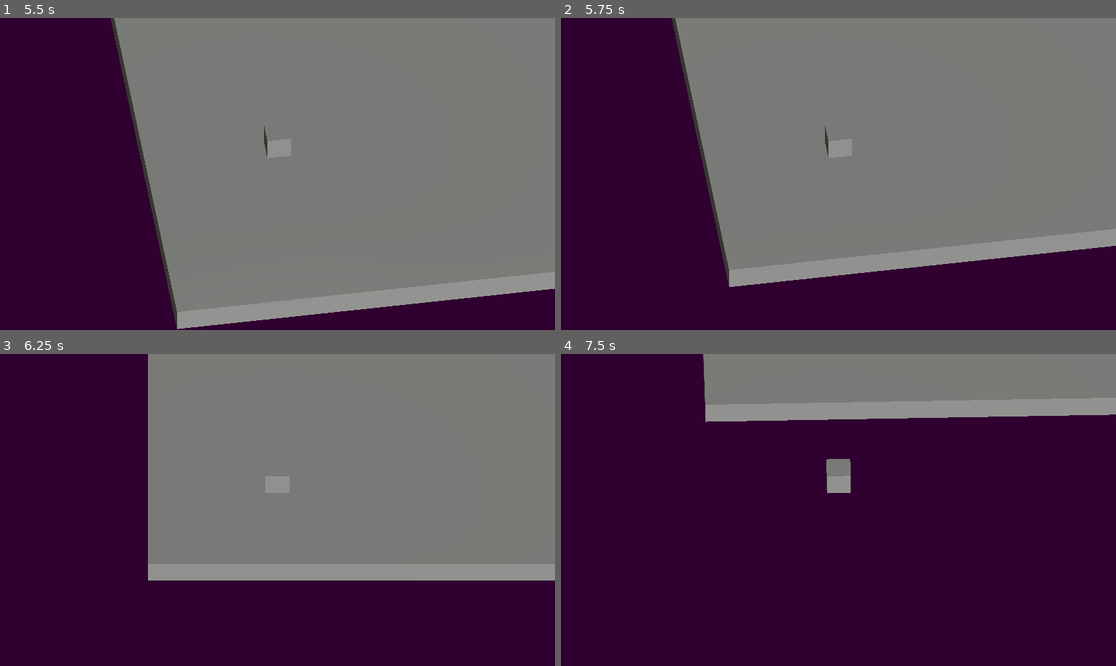
Above: before the commit, frames 1-4 (two rows, left to right).
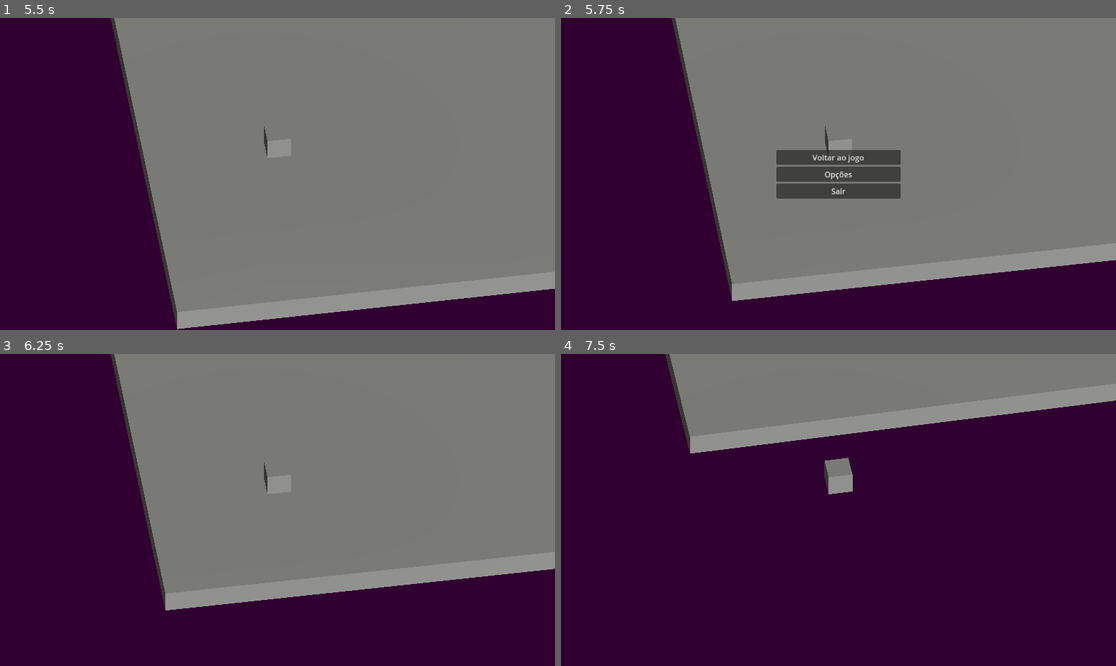
Above: after the commit, the same moments.

Repository: FellowshipOfTheGame/Hotel-Ponte-Negra
Game: Godot game, scene res://scenes/menus/menuPrincipal.tscn
Two runs of this game, one before a commit and one after it. Both use one fixed random seed, a clock stepped at 60 frames per second and the inputs below.
Inputs (mouse positions are in pixels of both pictures, inside the frame that each line leads up to):
- Up to frame 1 (5.5 s): click "Opções" at 0.5 s; click "Jogar" at 1.25 s; tap Enter at 2, 3.5, 5 s; move the mouse to (305, 174) at 2.02 s; hold Up (ui_up) from 2.03 s (still down); tap Space at 2.75, 4.25 s; move the mouse to (249, 174) at 2.77 s; move the mouse to (288, 167) at 3.52 s; move the mouse to (271, 180) at 4.27 s; move the mouse to (316, 177) at 5.02 s
- Up to frame 2 (5.75 s): keep holding Up (ui_up); tap Escape (ui_cancel) at 5.65 s
- Up to frame 3 (6.25 s): release Up (ui_up) at 5.75 s; click (277, 494) at 5.75 s, where only the run after the commit has a clickable "Voltar ao jogo"
- Up to frame 4 (7.5 s): tap Space at 6.5 s; move the mouse to (794, 506) at 6.52 s; hold Up (ui_up) from 6.53 s (still down); move the mouse to (844, 510) at 7.27 s

Frame 1 is identical in both runs. In frame 2, 6.4% of the frame differs, in the area x 30-100%, y 42-91%; in frame 3, 5.2%; in frame 4, 4.6%.

Commit message:
menu de pausa

Diff:
--- a/scenes/base.tscn
+++ b/scenes/base.tscn
@@ -1,6 +1,8 @@
-[gd_scene load_steps=3 format=3 uid="uid://bbwpri8lubdq6"]
+[gd_scene load_steps=5 format=3 uid="uid://bbwpri8lubdq6"]
 
+[ext_resource type="Script" uid="uid://cmqntwm37cob6" path="res://scripts/base.gd" id="1_baglu"]
 [ext_resource type="PackedScene" uid="uid://csmmjcndfe1ns" path="res://scenes/characters/player/player.tscn" id="1_pvqg0"]
+[ext_resource type="PackedScene" uid="uid://b13kmc0a4s1nf" path="res://scenes/menus/menuPausa.tscn" id="3_t45w4"]
 
 [sub_resource type="Environment" id="Environment_pvqg0"]
 background_mode = 1
@@ -9,6 +11,7 @@
 ambient_light_color = Color(0.41278, 0.429387, 0.366938, 1)
 
 [node name="Node3D" type="Node3D"]
+script = ExtResource("1_baglu")
 
 [node name="Node3D" parent="." instance=ExtResource("1_pvqg0")]
 transform = Transform3D(1, 0, 0, 0, 1, 0, 0, 0, 1, -19.563103, -0.24095666, -16.720064)
@@ -26,3 +29,6 @@
 
 [node name="WorldEnvironment" type="WorldEnvironment" parent="."]
 environment = SubResource("Environment_pvqg0")
+
+[node name="MenuPausa" parent="." instance=ExtResource("3_t45w4")]
+visible = false
--- /dev/null
+++ b/scenes/menus/menuPausa.tscn
@@ -0,0 +1,48 @@
+[gd_scene load_steps=2 format=3 uid="uid://b13kmc0a4s1nf"]
+
+[ext_resource type="Script" uid="uid://diuqjsxcj3p1h" path="res://scripts/menuPausa.gd" id="1_ghh02"]
+
+[node name="MenuPausa" type="Control"]
+process_mode = 2
+layout_mode = 3
+anchors_preset = 15
+anchor_right = 1.0
+anchor_bottom = 1.0
+grow_horizontal = 2
+grow_vertical = 2
+focus_mode = 2
+script = ExtResource("1_ghh02")
+
+[node name="Container" type="VBoxContainer" parent="."]
+layout_mode = 1
+anchors_preset = 8
+anchor_left = 0.5
+anchor_top = 0.5
+anchor_right = 0.5
+anchor_bottom = 0.5
+offset_left = -129.0
+offset_top = -50.5
+offset_right = 129.0
+offset_bottom = 50.5
+grow_horizontal = 2
+grow_vertical = 2
+alignment = 1
+
+[node name="Voltar ao jogo" type="Button" parent="Container"]
+layout_mode = 2
+focus_neighbor_bottom = NodePath("../Opcoes")
+text = "Voltar ao jogo"
+
+[node name="Opcoes" type="Button" parent="Container"]
+layout_mode = 2
+focus_neighbor_top = NodePath("../Voltar ao jogo")
+focus_neighbor_bottom = NodePath("../Sair")
+text = "Opções"
+
+[node name="Sair" type="Button" parent="Container"]
+layout_mode = 2
+focus_neighbor_top = NodePath("../Opcoes")
+text = "Sair"
+
+[connection signal="pressed" from="Container/Voltar ao jogo" to="." method="_on_jogar_pressed"]
+[connection signal="pressed" from="Container/Sair" to="." method="_on_sair_pressed"]
--- /dev/null
+++ b/scripts/base.gd
@@ -0,0 +1,7 @@
+extends Node3D
+
+func _input(event: InputEvent):
+	if event.is_action_pressed("ui_cancel"):
+		Input.set_mouse_mode(Input.MOUSE_MODE_VISIBLE)
+		get_tree().paused=true
+		$MenuPausa.visible=true
--- /dev/null
+++ b/scripts/menuPausa.gd
@@ -0,0 +1,13 @@
+extends Control
+
+
+func _on_jogar_pressed() -> void:
+	get_tree().paused=false
+	self.visible=false
+	Input.set_mouse_mode(Input.MOUSE_MODE_CAPTURED)
+
+
+
+func _on_sair_pressed() -> void:
+	get_tree().paused=false
+	get_tree().change_scene_to_file("res://scenes/menus/menuPrincipal.tscn")
Not shown, added: scripts/base.gd.uid
Not shown, added: scripts/menuPausa.gd.uid
